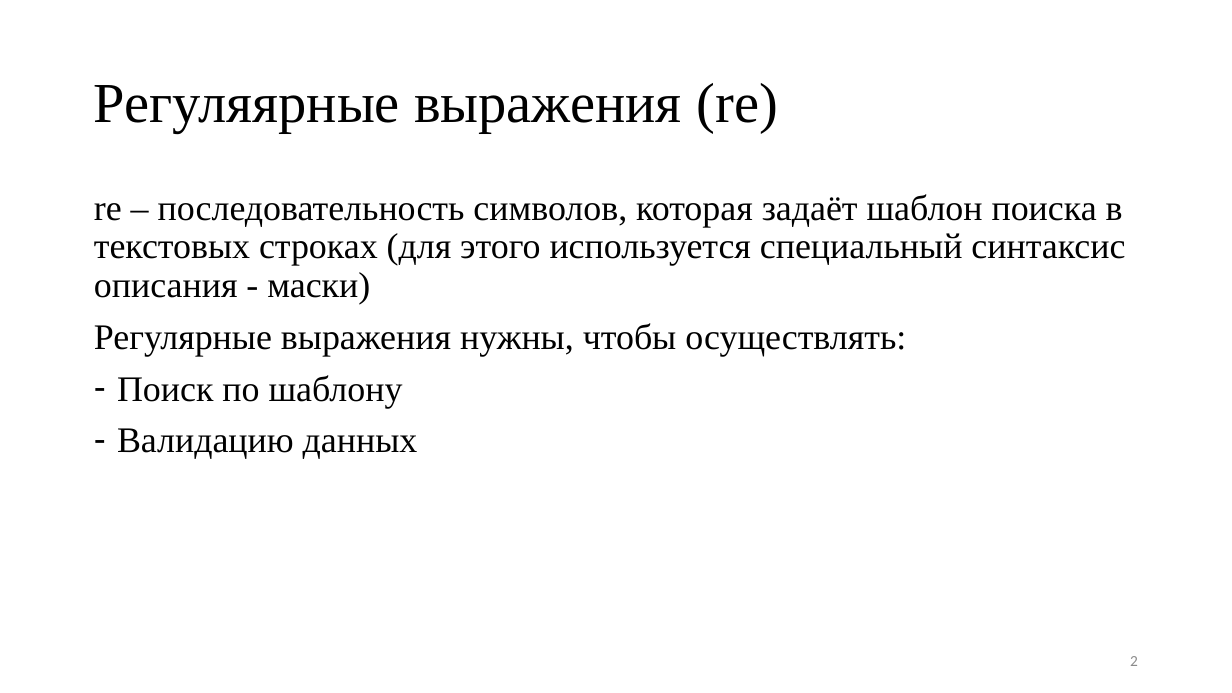
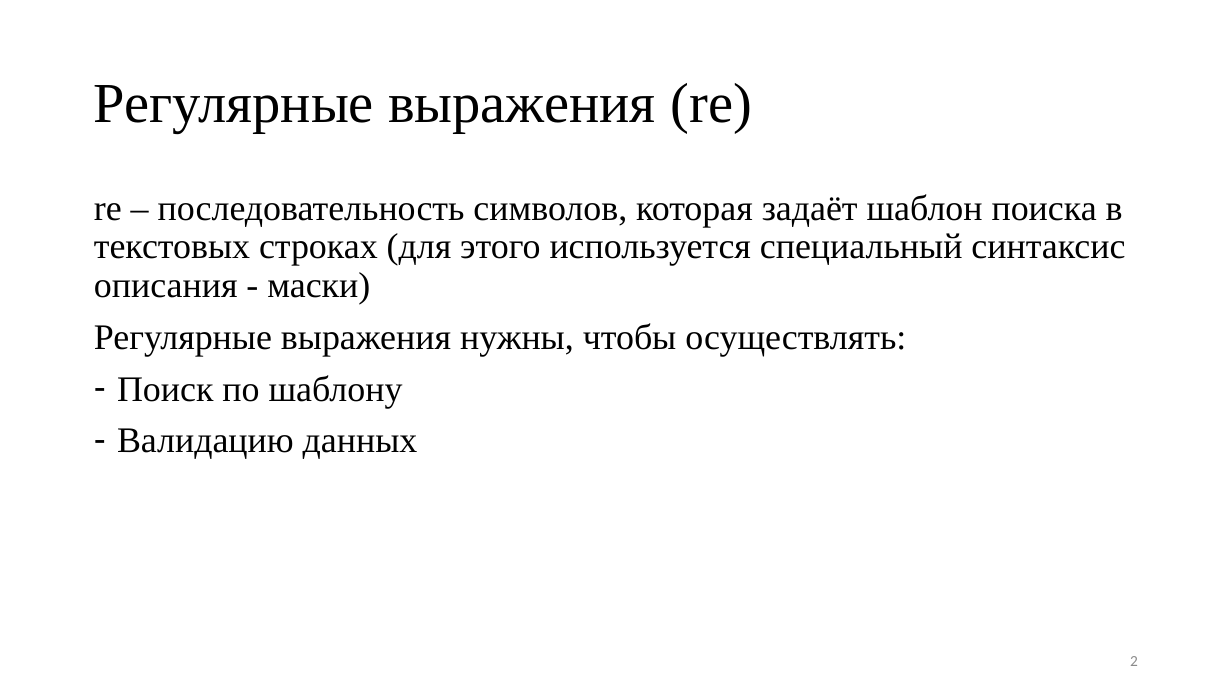
Before and after one commit to NebovarenkovStepan/ReverseEngineering_TKI_341, a slide deck: slide 2 of Task6/Лабораторная работа №6.pptx. Drawn at 1232x693 pixels with LibreOffice and Linux fonts; fonts in the diff are those of the drawing. Boxes give left, top, right and bottom in pixels: in the first picture for what was removed or moved away, otherwise in the second. Text is boxed around its words. In the diff, an @@ line names an element or a change of style, - is before the commit and + after.

Commit message:
Обновление

```diff
--- a/Task6/Лабораторная работа №6.pptx
+++ b/Task6/Лабораторная работа №6.pptx
@@ title at (x1=94, y1=83, x2=752, y2=133): text changed @@
-Регуляярные выражения (re)
+Регулярные выражения (re)
```
